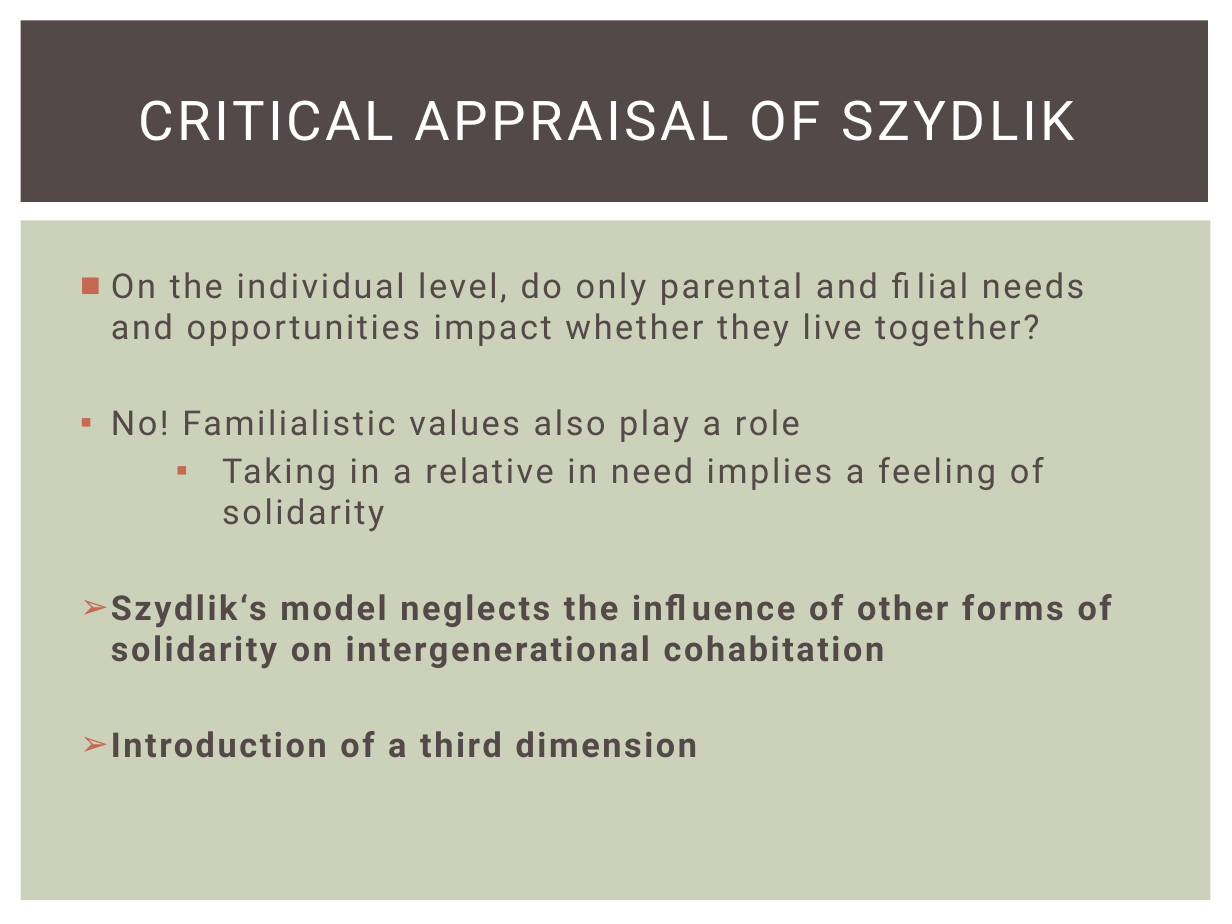
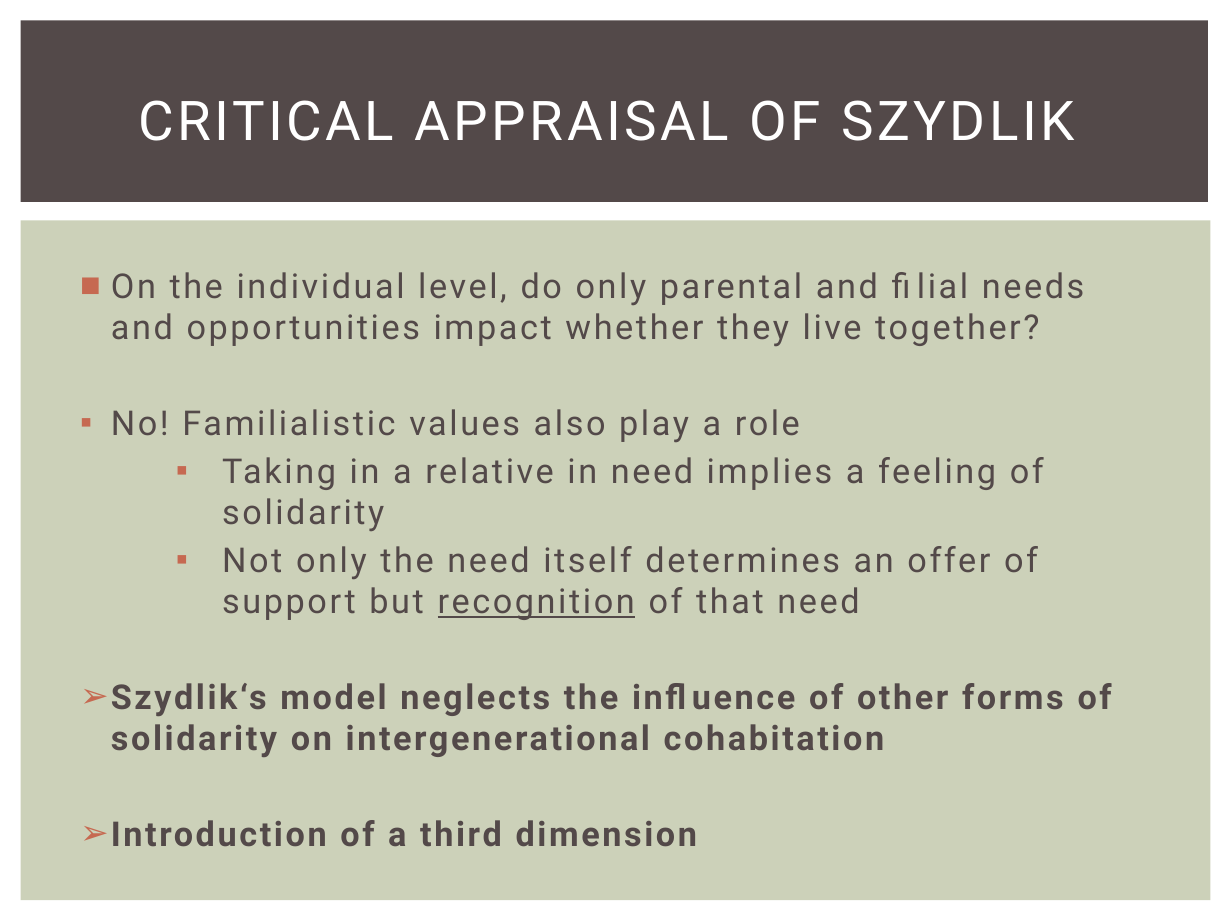
Before and after one commit to Drs-Jusy-Fischges/Solidaritaet, a slide deck: slide 6 of Poster & Präsis/Coll_Tubi.pptx. Drawn at 1232x924 pixels with LibreOffice and Linux fonts; fonts in the diff are those of the drawing. Boxes give left, top, right and bottom in pixels: in the first picture for what was removed or moved away, otherwise in the second. Text is boxed around its words. In the diff, an @@ line names an element or a change of style, - is before the commit and + after.

```diff
--- a/Poster & Präsis/Coll_Tubi.pptx
+++ b/Poster & Präsis/Coll_Tubi.pptx
@@ text at bbox=[222, 546, 1038, 620]: paragraph added @@
+▪ Not only the need itself determines an offer of support but recognition of that need
```
Also in this commit, not shown: 6 other slides changed, 1 slide added, 1 slide removed.
